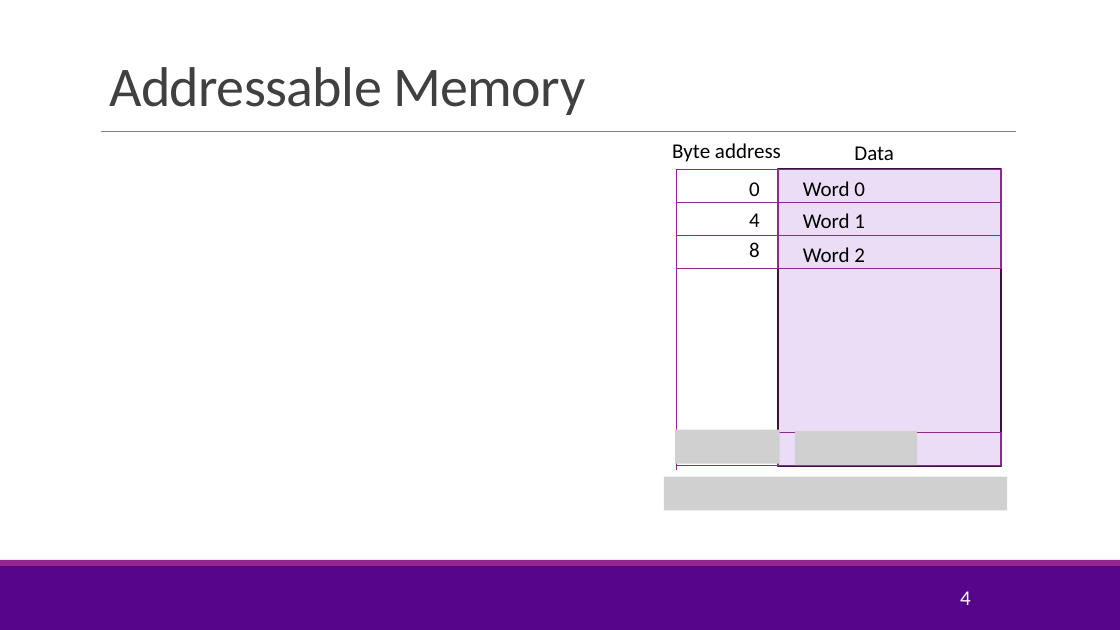
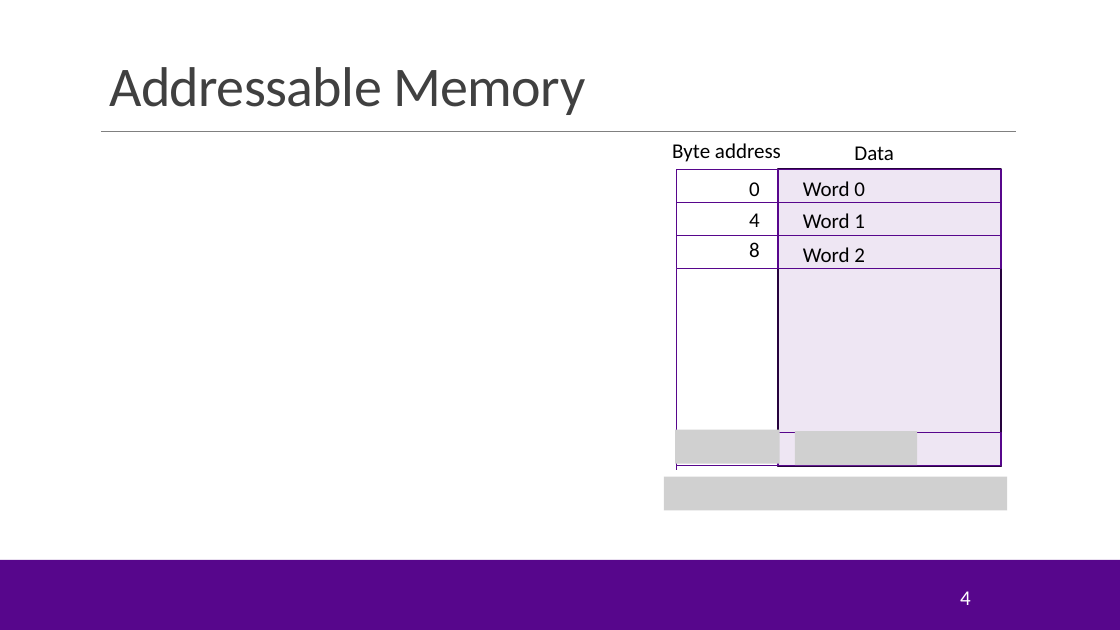
Before and after one commit to sdrangan/hwdesign, a slide deck: slide 4 of units/unit09_sharedmem/sharedmem.pptx. Drawn at 1120x630 pixels with LibreOffice and Linux fonts; fonts in the diff are those of the drawing; grey boxes stand for pictures; background and template pictures are left out. Boxes give left, top, right and bottom in pixels: in the first picture for what was removed or moved away, otherwise in the second. Text is boxed around its words. In the diff, an @@ line names an element or a change of style, - is before the commit and + after.

```diff
--- a/units/unit09_sharedmem/sharedmem.pptx
+++ b/units/unit09_sharedmem/sharedmem.pptx
@@ rectangle at <box>778,169,1001,466</box>: fill #EBDDF6 to #EEE6F3; outline #40113F 1.25 pt to #26033D 1.25 pt @@
@@ line (778, 202) - (1002, 202): stroke #92278F 1 pt to #57068C 1 pt @@
@@ line (778, 235) - (1002, 235): stroke #92278F 1 pt to #57068C 1 pt @@
@@ line (677, 269) - (677, 471): stroke #92278F 1.25 pt to #57068C 1.25 pt @@
@@ outline #92278F 1.25 pt to #57068C 1.25 pt in 8 elements at <box>778,169,1001,202</box>, <box>677,169,779,202</box>, <box>778,202,1001,235</box>, <box>677,202,779,235</box>, <box>778,235,1001,268</box>, <box>677,235,779,268</box>, <box>778,433,1001,465</box>, <box>677,433,779,465</box> @@
@@ line (778, 433) - (1002, 433): stroke #92278F 1 pt to #57068C 1 pt @@
@@ rectangle at <box>0,560,1120,565</box>: fill #92278F to #57068C @@
```
Also in this commit, not shown: 14 other slides changed, 10 slides added, 32 slides removed, 1 other file.
